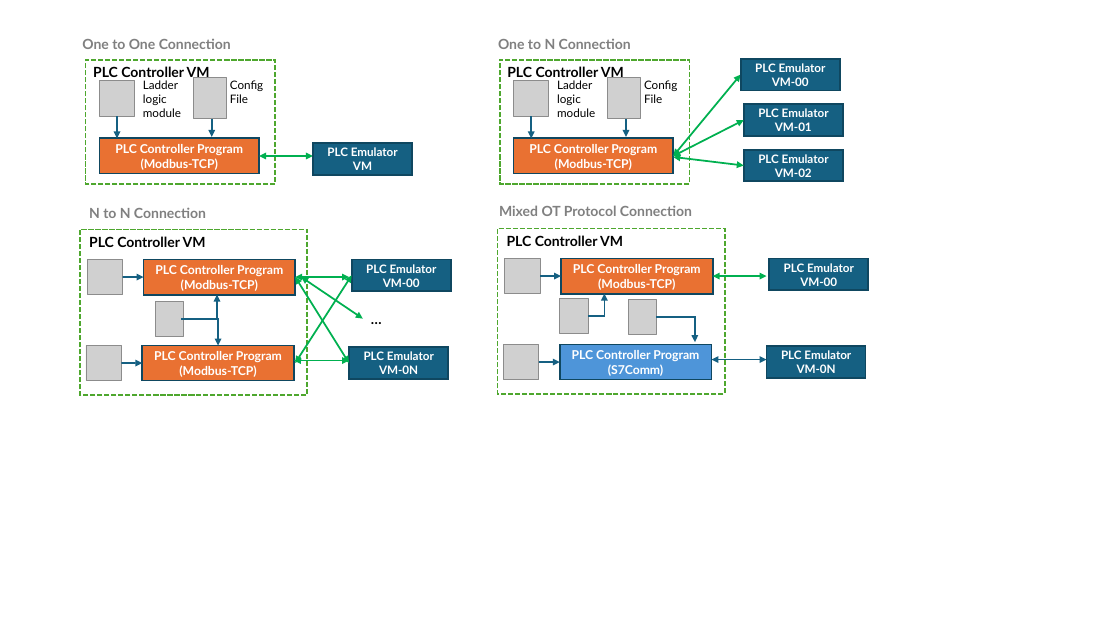
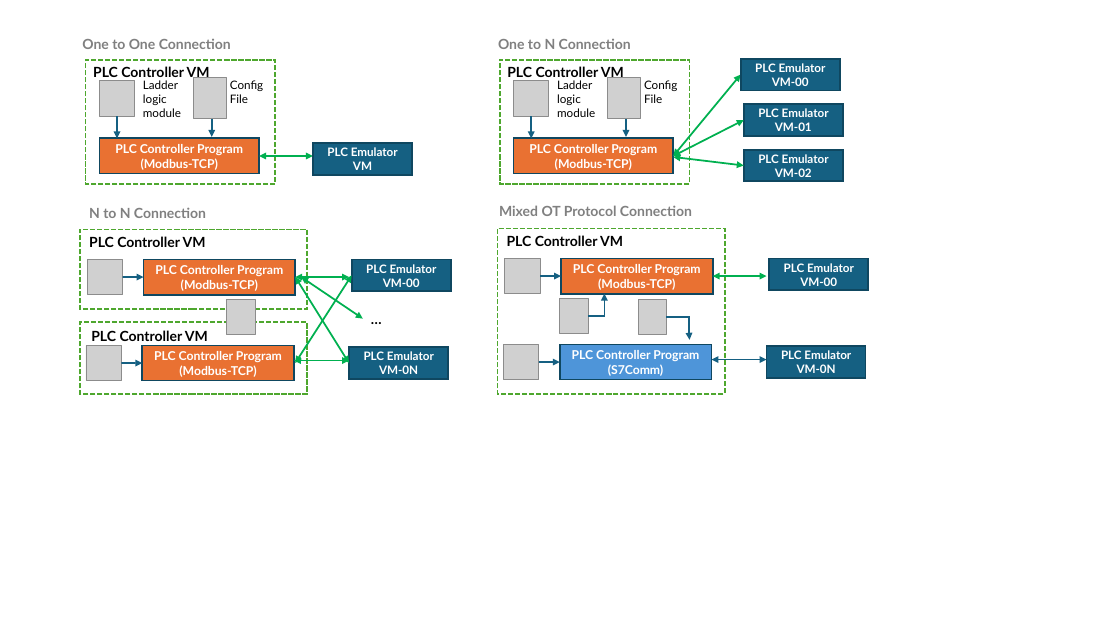
Before and after one commit to kuldeepsharma1/cyber-honey-pot, a slide deck: slide 6 of doc/designDoc.pptx. Drawn at 1120x630 pixels with LibreOffice and Linux fonts; fonts in the diff are those of the drawing; grey boxes stand for pictures. Boxes give left, top, right and bottom in pixels: in the first picture for what was removed or moved away, otherwise in the second. Text is boxed around its words. In the diff, an @@ line names an element or a change of style, - is before the commit and + after.

```diff
--- a/doc/designDoc.pptx
+++ b/doc/designDoc.pptx
@@ rectangle: place and size @@
-rectangle at (80, 229, 308, 395)
+rectangle at (80, 229, 308, 309)
@@ elbow arrow removed from (181, 319) to (217, 295) @@
@@ picture: place and size @@
-picture at (155, 302, 184, 337)
+picture at (227, 299, 255, 334)
@@ picture: place and size @@
-picture at (628, 299, 657, 334)
+picture at (639, 299, 667, 334)
@@ rectangle added at (80, 323, 308, 394), fill #FFFFFF, outline #4EA72E 1.5 pt dashed @@
@@ elbow arrow removed from (184, 319) to (218, 345) @@
@@ elbow arrow moved from (657, 317) - (695, 342) to (666, 317) - (690, 339) @@
@@ text added at (91, 330, 208, 341), 12 pt, text #000000, bold @@
+PLC Controller VM
```
Also in this commit, not shown: 2 other files.
